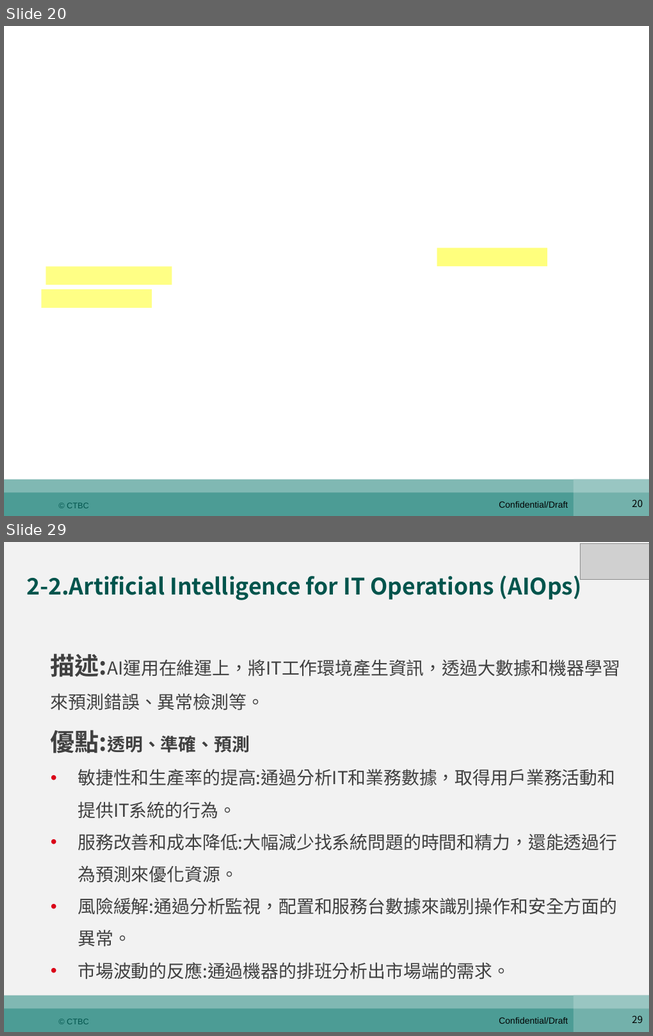
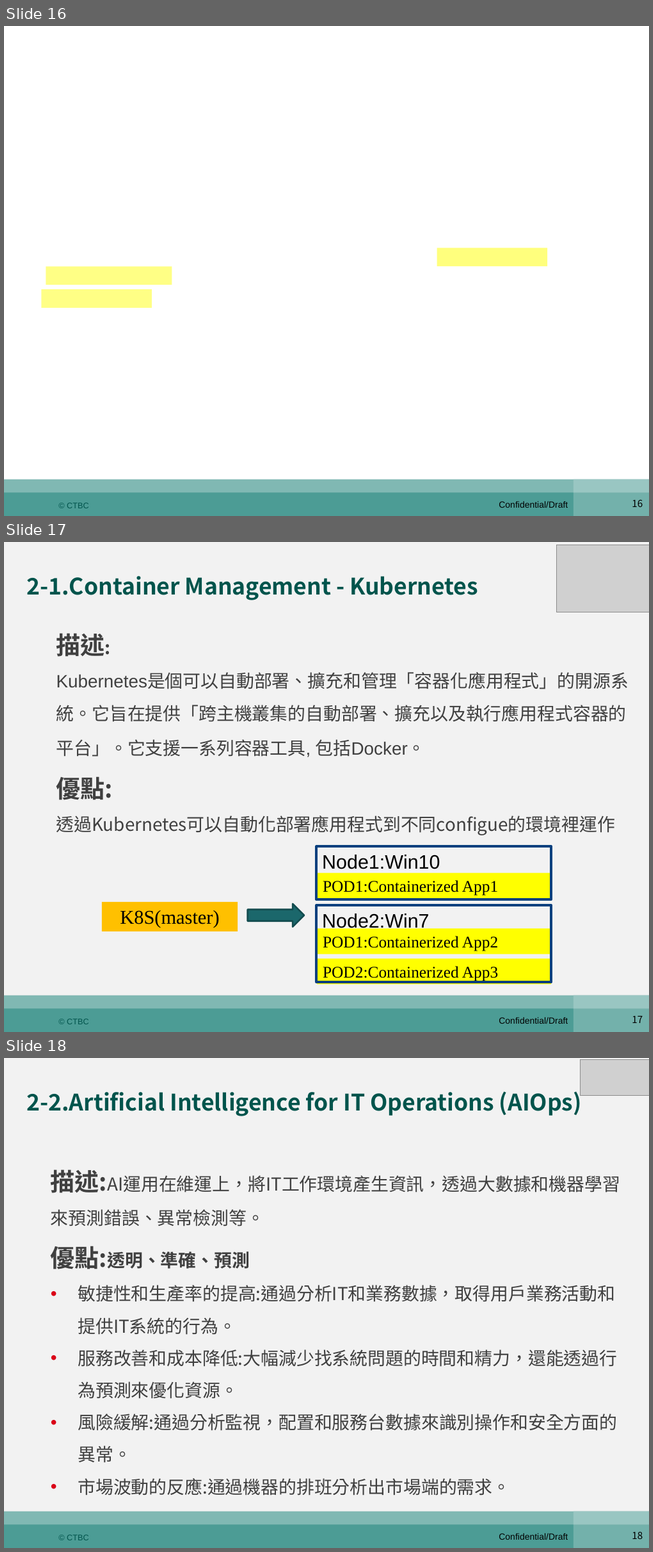
Before and after one commit to shaven105/duh, a slide deck: newest.pptx. Shown one above the other, each under a label of ours: slides 20 and 29 before the commit, slides 16, 17 and 18 after it; the slides between them are not shown. The pictures are 653x1036 and 653x1552 pixels, drawn with LibreOffice and Linux fonts; fonts in the diff are those of the drawing; grey boxes stand for pictures; background and template pictures are left out. Boxes give left, top, right and bottom in pixels: in the first picture for what was removed or moved away, otherwise in the second. Text is boxed around its words. In the diff, an @@ line names an element or a change of style, - is before the commit and + after.

```diff
--- a/newest.pptx
+++ b/newest.pptx
@@ slide 17 added at (x1=4, y1=542, x2=649, y2=1032), background #F2F2F2; not listed: 7 template elements that a slide beside it also shows @@
@@ picture added at (x1=557, y1=545, x2=649, y2=612) @@
@@ text added at (x1=26, y1=576, x2=478, y2=600), 28 pt, text #01544C, bold @@
+2-1.Container Management - Kubernetes
@@ text added at (x1=56, y1=633, x2=629, y2=835), 22 pt, text #404040 @@
+描述:
+Kubernetes是個可以自動部署、擴充和管理「容器化應用程式」的開源系統。它旨在提供「跨主機叢集的自動部署、擴充以及執行應用程式容器的平台」。它支援一系列容器工具, 包括Docker。
+優點:
+透過Kubernetes可以自動化部署應用程式到不同configue的環境裡運作
@@ group added at (x1=101, y1=846, x2=552, y2=984): 6 rectangles, 1 right arrow @@
+K8S(master)
+POD1:Containerized App1
+POD1:Containerized App2
+POD2:Containerized App3
+Node1:Win10
+Node2:Win7
@@ what was slide 20 is now slide 16 @@
@@ page number at (x1=632, y1=499, x2=643, y2=507): text changed @@
-20
+16
@@ what was slide 29 is now slide 18 @@
@@ page number at (x1=632, y1=1531, x2=643, y2=1539): text changed @@
-29
+18
```
Also in this commit, not shown: 1 slide changed, 5 slides removed.
